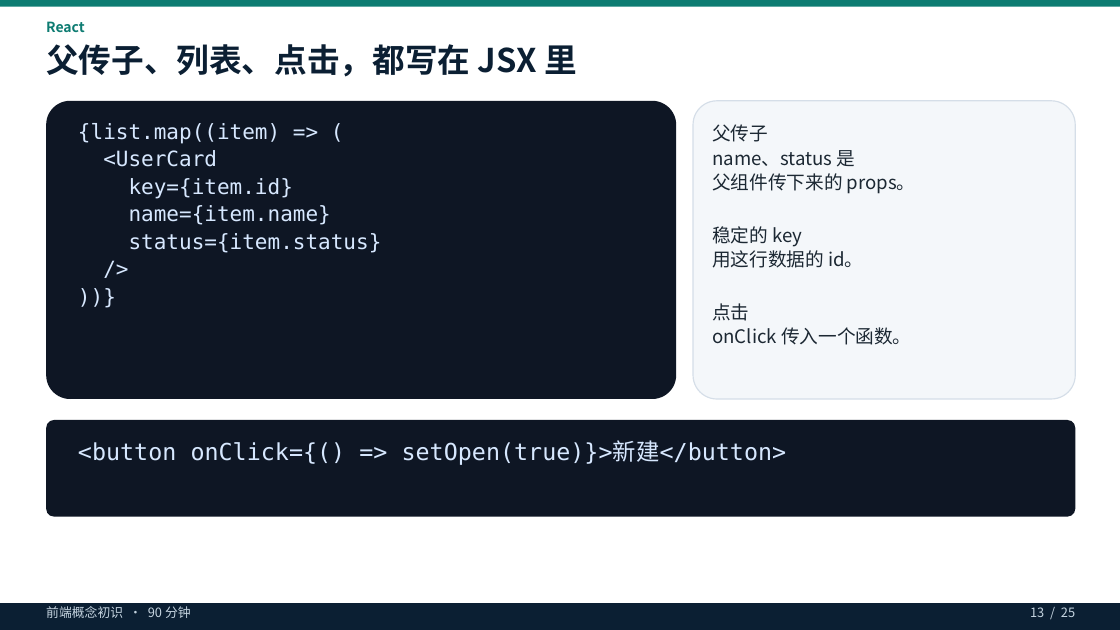
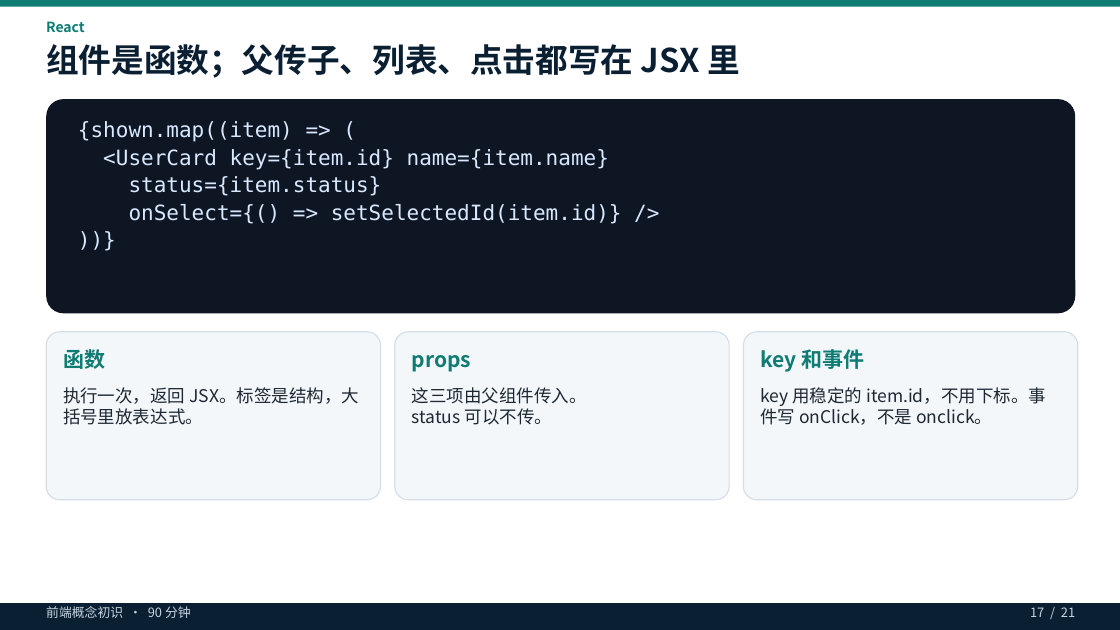
Before and after one commit to shangwanzheng/self-study, a slide deck: slide 17 of 前端概念初识.pptx (slide 11 before the commit). Drawn at 1120x630 pixels with LibreOffice and Linux fonts; fonts in the diff are those of the drawing. Boxes give left, top, right and bottom in pixels: in the first picture for what was removed or moved away, otherwise in the second. Text is boxed around its words. In the diff, an @@ line names an element or a change of style, - is before the commit and + after.

```diff
--- a/前端概念初识.pptx
+++ b/前端概念初识.pptx
@@ text at box(46, 44, 741, 78): text changed @@
-父传子、列表、点击，都写在 JSX 里
+组件是函数；父传子、列表、点击都写在 JSX 里
@@ rounded rectangle: place and size @@
-rounded rectangle at box(46, 101, 676, 399)
+rounded rectangle at box(46, 99, 1075, 313)
@@ text at box(78, 121, 609, 170): text changed @@
-{list.map((item) => (
-<UserCard
-key={item.id}
-name={item.name}
+{shown.map((item) => (
+<UserCard key={item.id} name={item.name}
@@ text at box(129, 204, 622, 224): text changed @@
-/>
+onSelect={() => setSelectedId(item.id)} />
@@ rounded rectangle: place and size @@
-rounded rectangle at box(693, 101, 1075, 399)
+rounded rectangle at box(46, 332, 381, 500)
@@ text at box(63, 349, 105, 369): text changed; size 16 to 18 pt; text colour #1C2833 to #0E7C72; bold on @@
-父传子
-name、status 是
-父组件传下来的 props。
-稳定的 key
-用这行数据的 id。
-点击
-onClick 传入一个函数。
+函数
@@ rounded rectangle added at box(395, 332, 729, 500), fill #F4F7FA, outline #D5DEE8 1 pt @@
@@ text added at box(412, 355, 471, 372), 18 pt, text #0E7C72, bold @@
+props
@@ rounded rectangle added at box(744, 332, 1078, 500), fill #F4F7FA, outline #D5DEE8 1 pt @@
@@ text added at box(760, 349, 864, 372), 18 pt, text #0E7C72, bold @@
+key 和事件
@@ text added at box(63, 387, 359, 425), 15 pt, text #1C2833 @@
+执行一次，返回 JSX。标签是结构，大括号里放表达式。
@@ text added at box(412, 387, 587, 425), 15 pt, text #1C2833 @@
+这三项由父组件传入。
+status 可以不传。
@@ text added at box(760, 387, 1046, 425), 15 pt, text #1C2833 @@
+key 用稳定的 item.id，不用下标。事件写 onClick，不是 onclick。
@@ rounded rectangle removed at box(46, 420, 1075, 517) @@
@@ text removed at box(78, 441, 787, 465) @@
-<button onClick={() => setOpen(true)}>新建</button>
@@ text at box(1030, 607, 1075, 617): text changed @@
-13 / 25
+17 / 21
```
Also in this commit, not shown: 11 other slides changed, 9 slides added, 11 slides removed, 59 other files.
